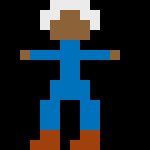
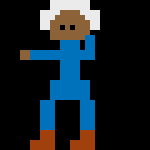
Revision of a layered 150x150 image; what changed, layer by layer:
added layer "Layer 1 copy 3" above "Layer 1 copy 2" over [55, 15, 100, 150]
hid "Layer 1", painted on it over [55, 15, 120, 150]
